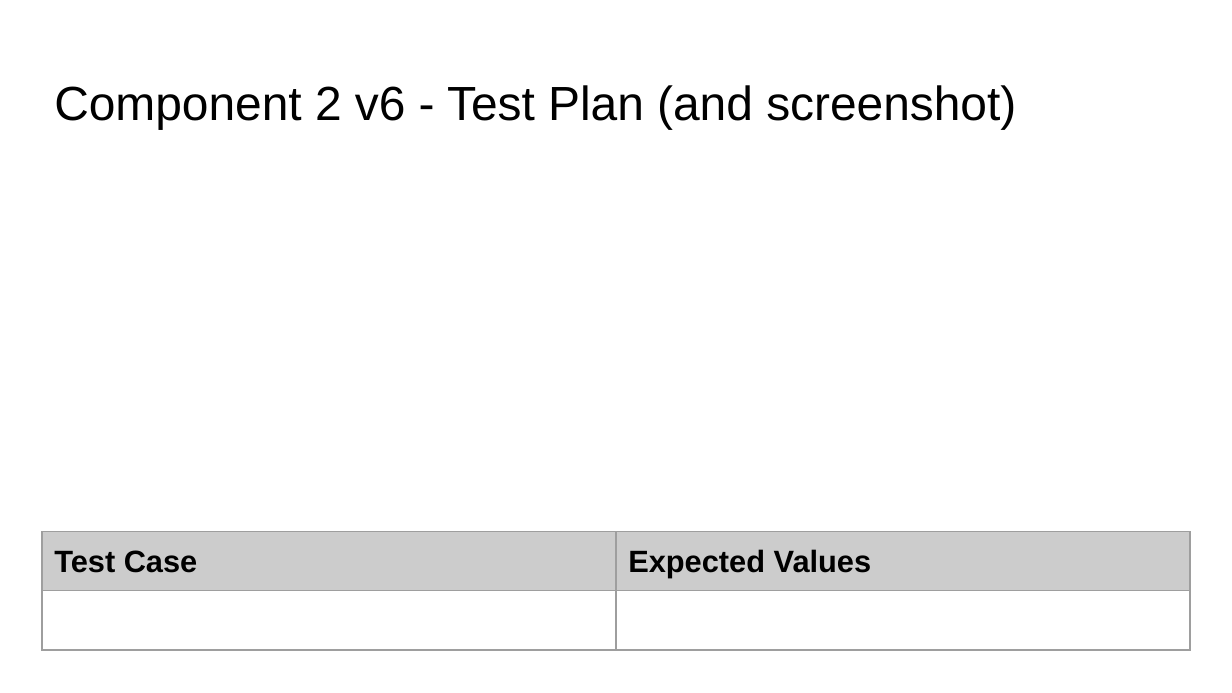
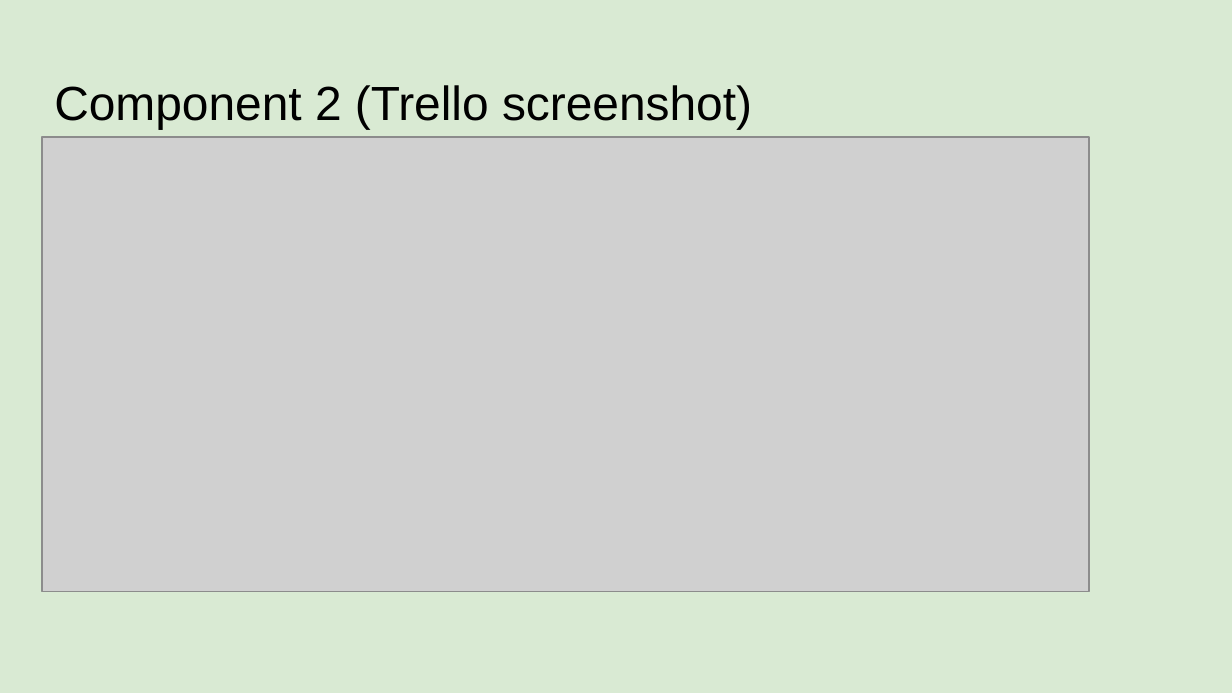
Before and after one commit to KaitlinEus/Pizza_bot, a slide deck: slide 8 of Python.pptx (slide 13 before the commit). Drawn at 1232x693 pixels with LibreOffice and Linux fonts; fonts in the diff are those of the drawing; grey boxes stand for pictures. Boxes give left, top, right and bottom in pixels: in the first picture for what was removed or moved away, otherwise in the second. Text is boxed around its words. In the diff, an @@ line names an element or a change of style, - is before the commit and + after.

```diff
--- a/Python.pptx
+++ b/Python.pptx
@@ background #FFFFFF to #D9EAD3 @@
@@ title at bbox=[54, 85, 752, 129]: text changed @@
-Component 2 v6 - Test Plan (and screenshot)
+Component 2 (Trello screenshot)
@@ picture added at bbox=[42, 137, 1089, 591] @@
@@ table removed at bbox=[42, 532, 1190, 655], 2 rows, 2 columns @@
-Test Case | Expected Values
- | 
```
